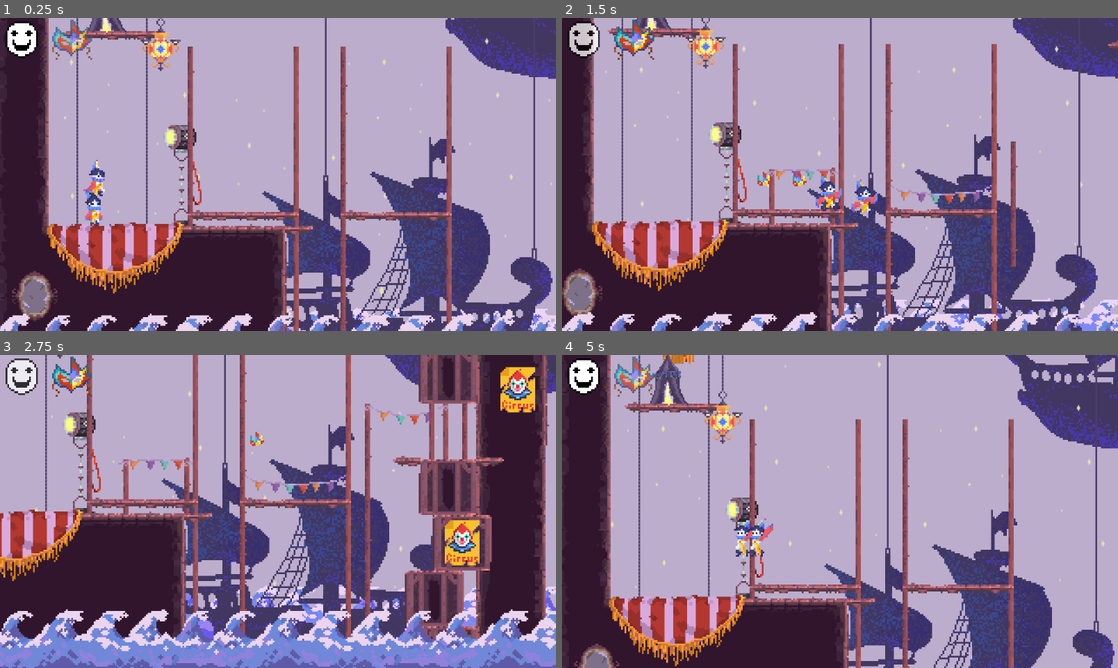
Above: before the commit, frames 1-4 (two rows, left to right).
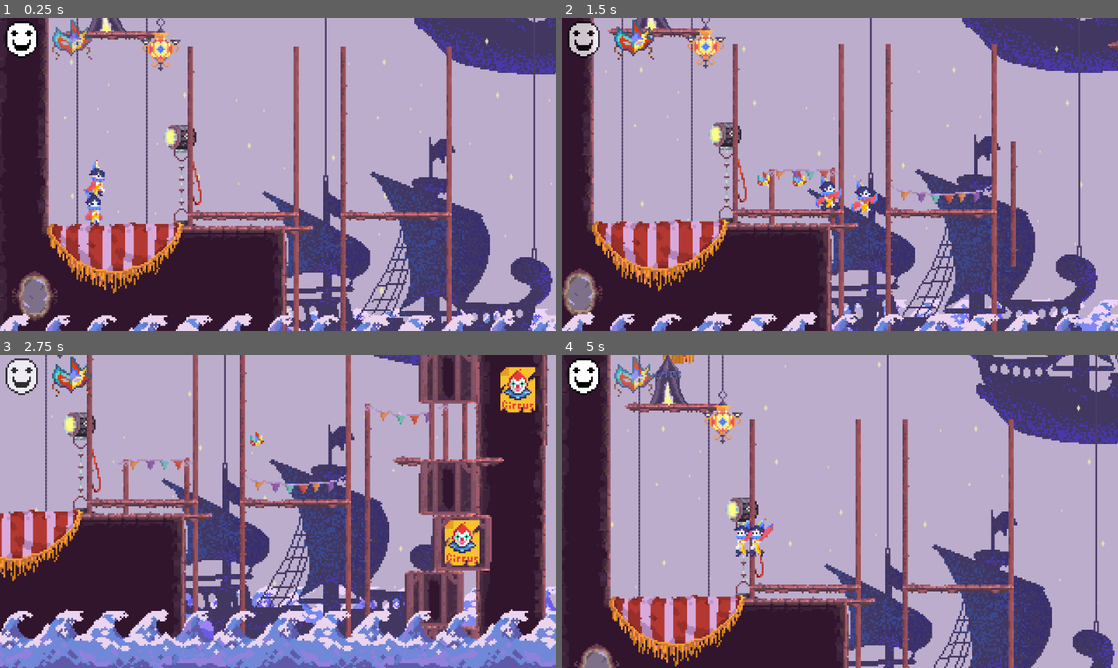
Above: after the commit, the same moments.

Repository: MicroFrogStudios/GGJ2026
Game: Godot game, scene res://scenes/levels/level_2.tscn
Same seed, same stepped clock (60 frames per second), same inputs: the game is played once before the commit and once after it. This scene is started directly instead of the project's main scene. Sound files missing from this copy of the repository are replaced by a short silence.
Inputs:
- Up to frame 1 (0.25 s): no input
- Up to frame 2 (1.5 s): hold 1 (gotomask1) 0.53-1.28 s; hold D (move_right) from 0.53 s (still down); tap Space (jump) at 0.77 s; tap 2 (gotomask2) at 1.35 s
- Up to frame 3 (2.75 s): tap Space (jump) at 1.52 s; release D (move_right) at 2.03 s; hold A (move_left) from 2.03 s (still down); hold 3 (gotomask3) from 2.03 s (still down)
- Up to frame 4 (5 s): release A (move_left) at 2.78 s; release 3 (gotomask3) at 2.78 s; hold D (move_right) 2.78-4.28 s; tap 4 (gotomask4) at 2.85 s; tap Space (jump) at 3.02, 3.77, 4.52 s; hold E (next_mask) 3.53-4.28 s; hold A (move_left) from 4.28 s (still down); tap Q (prev_mask) at 4.35 s

The runs differ from the first frame. In frame 1, 1.6% of the frame differs, in the area x 74-100%, y 0-20%; in frame 2, 2.1%; in frame 3, 0.5%; in frame 4, 3.4%, in the area x 73-100%, y 0-30%.

Commit message:
Improve parallax to use camera

Diff:
--- a/scenes/levels/level_2.tscn
+++ b/scenes/levels/level_2.tscn
@@ -12,7 +12,10 @@
 [node name="ExitDoor" parent="." index="2" unique_id=45997899]
 position = Vector2(397, -129)
 
-[node name="BackgroundStars" parent="CameraFollow" parent_id_path=PackedInt32Array(467601528) index="1" unique_id=1804315535]
+[node name="CameraFollow" parent="." index="3" unique_id=467601528]
+unique_name_in_owner = true
+
+[node name="BackgroundStars" parent="CameraFollow" index="1" unique_id=1804315535]
 offset_top = -547.0
 offset_bottom = 219.0
 
@@ -37,4 +40,4 @@
 position = Vector2(38, -232)
 texture = ExtResource("2_g2h2n")
 script = ExtResource("3_ra442")
-parallax_factor = Vector2(0.1, 0.1)
+parallax_factor = Vector2(0.15, 0.1)
--- a/scripts/ParallaxedSprite2D.gd
+++ b/scripts/ParallaxedSprite2D.gd
@@ -2,7 +2,7 @@
 extends Sprite2D
 
 
-@onready var PlayerChar = %PlayerCharacter
+@onready var Camera = %CameraFollow
 
 
 @export var parallax_factor: Vector2 = Vector2(1.0, 1.0)
@@ -16,5 +16,6 @@
 
 
 func _process(_delta: float) -> void:
-	var char_displacement = PlayerChar.position - PlayerChar.spawn_position
-	position = original_position + char_displacement * parallax_factor
+	var camera_center = Camera.get_screen_center_position()
+	var camera_displacement = camera_center - Camera.initial_center
+	position = original_position + camera_displacement * parallax_factor
--- a/scripts/camera_follow.gd
+++ b/scripts/camera_follow.gd
@@ -5,6 +5,13 @@
 @export var follow_speed := 5
 
 
+var initial_center : Vector2
+
+
+func _ready() -> void:
+	initial_center = get_screen_center_position()
+
+
 func _physics_process(delta: float) -> void:
 	if following.position.y < 100:
 		position = position.lerp(following.position - Vector2(0, 10), follow_speed*delta)
